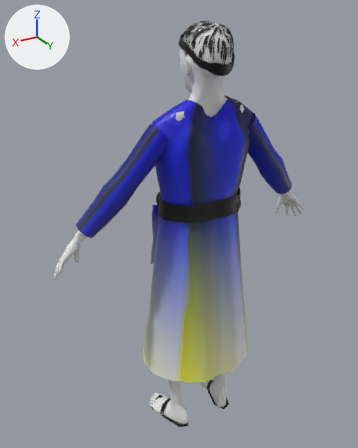
The glTF model assets/characters/villagers/reed_d/reed_d_lod1.glb as it was, and as the next commit left it.
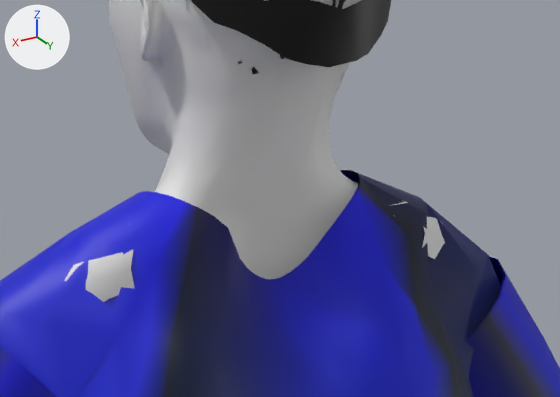
There are two pictures of each version: one whole from a camera (50 mm lens) standing at (1.043, 1.562, 1.776) and looking at (0.057, -0.082, 0.955), one close up on the part from 44% to 74% of the width and 14% to 31% of the height. The lights are fixed; the arrows at upper left show +X, +Y and +Z. The older version's two pictures come first. Vertices at exactly the same position are counted once.

In view in the first close-up: 'Body_lod1', 'Costume_lod1', 'HairHead_lod1', 'Head_lod1'.
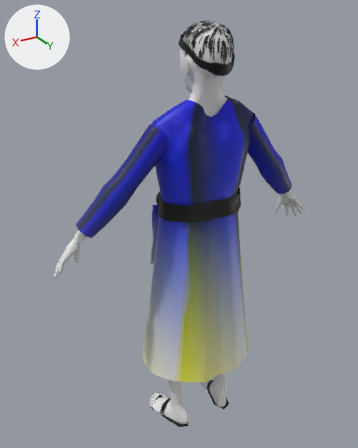
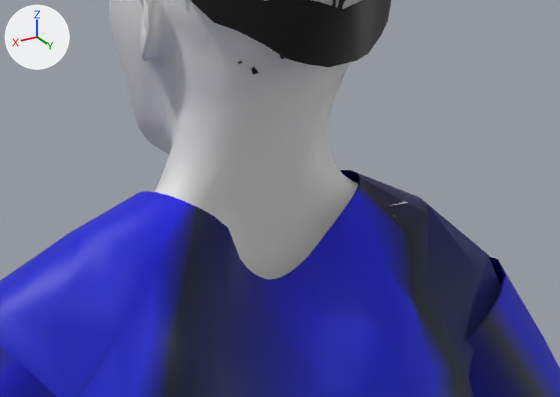
Edits to the bpy script that builds the scene:
```text
Change me_body_001:
    used by ob_body_lod1; location = (0.0, 0.0, 0.0)
    remove me_body_001.from_pydata(...)  # 1929 vertices, 3628 faces; spans x -0.62..0.62, y -0.19..0.1, z 0.0..1.58
    add me_body_001.from_pydata(...)  # 1912 vertices, 3618 faces; spans x -0.62..0.62, y -0.19..0.1, z 0.0..1.58
    me_body_001 part 1: the loose piece of 11 vertices spanning x -0.18..-0.12, y 0.04..0.06, z 1.41..1.45 is deleted
    me_body_001 part 2: the loose piece of 11 vertices spanning x 0.12..0.18, y 0.04..0.06, z 1.41..1.45 is deleted
    other edits to the shape of me_body_001 do not show in these pictures
```

Changed parts and their boxes (x1, y1, x2, y2) in the close-ups (560 x 397 px):
'Body_lod1', reshaped: before (64, 55, 445, 302); after (155, 55, 408, 279)
part 1 of me_body_001, deleted: before (422, 217, 445, 260)
part 2 of me_body_001, deleted: before (64, 250, 135, 302)
